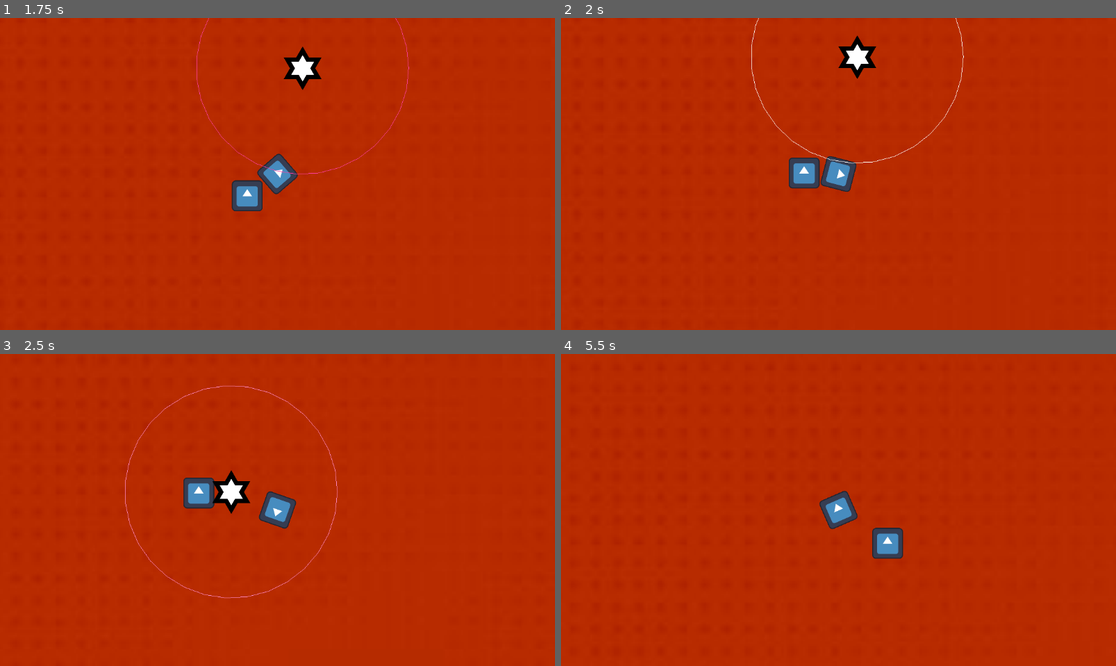
Above: before the commit, frames 1-4 (two rows, left to right).
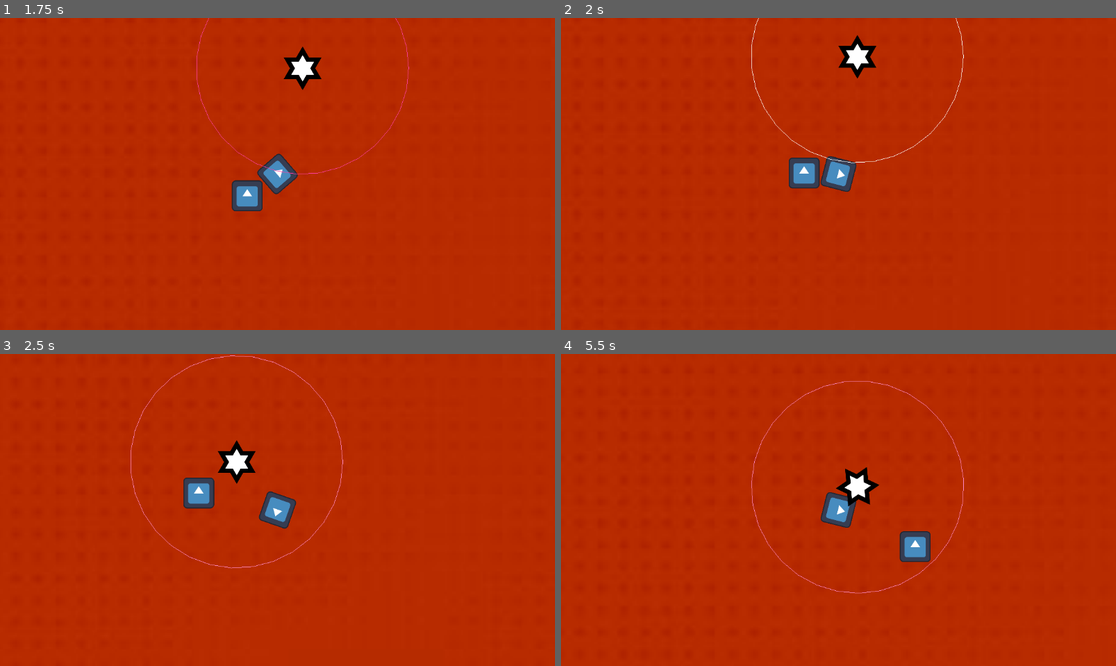
Above: after the commit, the same moments.

Repository: MarkusSecundus/GlobalJam_2026
Game: Godot game, scene res://maps/test_map.tscn
The game is run twice, just before and just after one commit, with the same random seed, the same clock (stepped at 60 frames per second) and the same inputs. The engine's default icon, where the game draws it, is replaced by a stand-in: a white triangle on a blue panel in a dark square.
Inputs:
- Up to frame 1 (1.75 s): tap Enter at 0.5 s; hold D (Right) 0.53-1.28 s; hold S (Down) from 1.28 s (still down)
- Up to frame 2 (2 s): keep holding S (Down)
- Up to frame 3 (2.5 s): release S (Down) at 2.03 s; hold D (Right) from 2.03 s (still down)
- Up to frame 4 (5.5 s): release D (Right) at 2.78 s; hold W (Up) 2.78-3.53 s; hold A (Left) 3.53-5.03 s; hold S (Down) from 5.03 s (still down)

Frame 1 is identical in both runs. In frame 2, 0.3% of the frame differs, in the area x 34-73%, y 0-47%; in frame 3, 1.6%; in frame 4, 2.2%, in the area x 34-73%, y 8-77%.

Commit message:
enemy takes player velocity into account

Diff:
--- a/prefabs/enemy.gd
+++ b/prefabs/enemy.gd
@@ -15,6 +15,13 @@
 	if attack_dir.length_squared() > 0:
 		apply_central_impulse(-self.linear_velocity) # kill any velocity we had
 		apply_central_impulse(1000.0 * attack_dir)
+
+		if detected_player is RigidBody2D: # paranoid null check
+			# add player velocity for "smartness"
+			# but add additional perpendicular element so that it's not perfect
+			var imp = (detected_player as RigidBody2D).linear_velocity
+			imp += attack_dir.orthogonal() * randf_range(-1.0, 1.0) * 300.0
+			apply_central_impulse(imp)
 		attack_dir = Vector2.ZERO
 	pass
 
--- a/prefabs/enemy.tscn
+++ b/prefabs/enemy.tscn
@@ -24,6 +24,7 @@
 radius = 71.0
 
 [node name="Enemy" type="RigidBody2D" unique_id=829923330]
+linear_damp = 1.0
 script = ExtResource("1_yfjof")
 
 [node name="AnimatedSprite2D" type="AnimatedSprite2D" parent="." unique_id=721535337]
